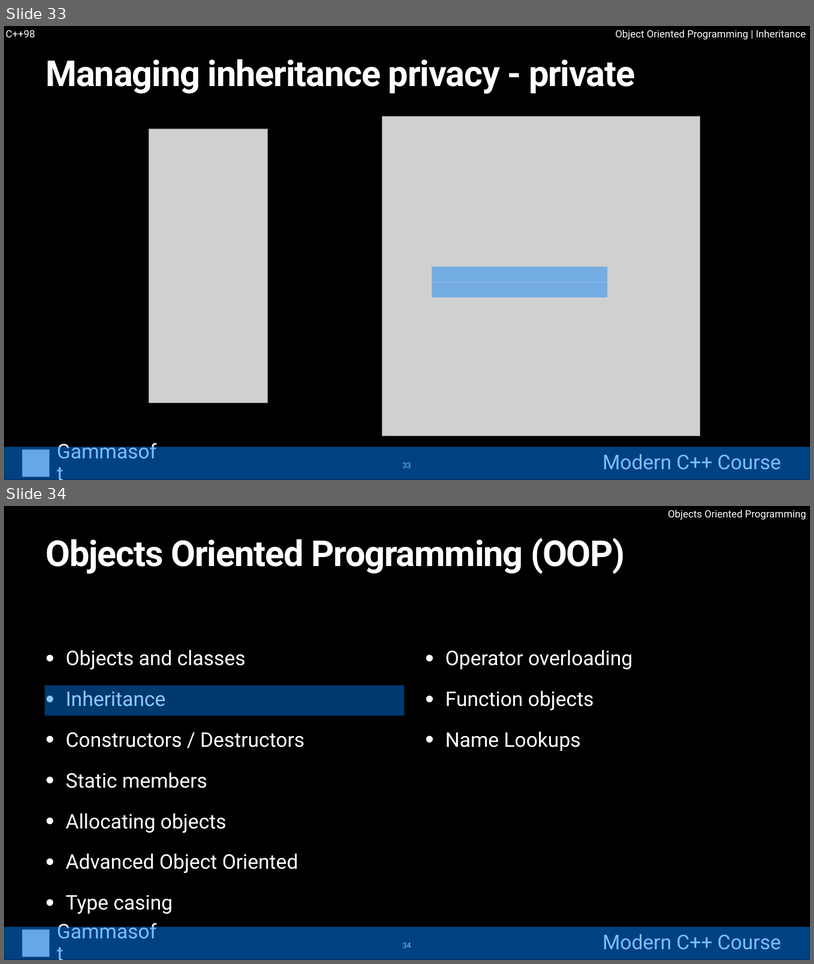
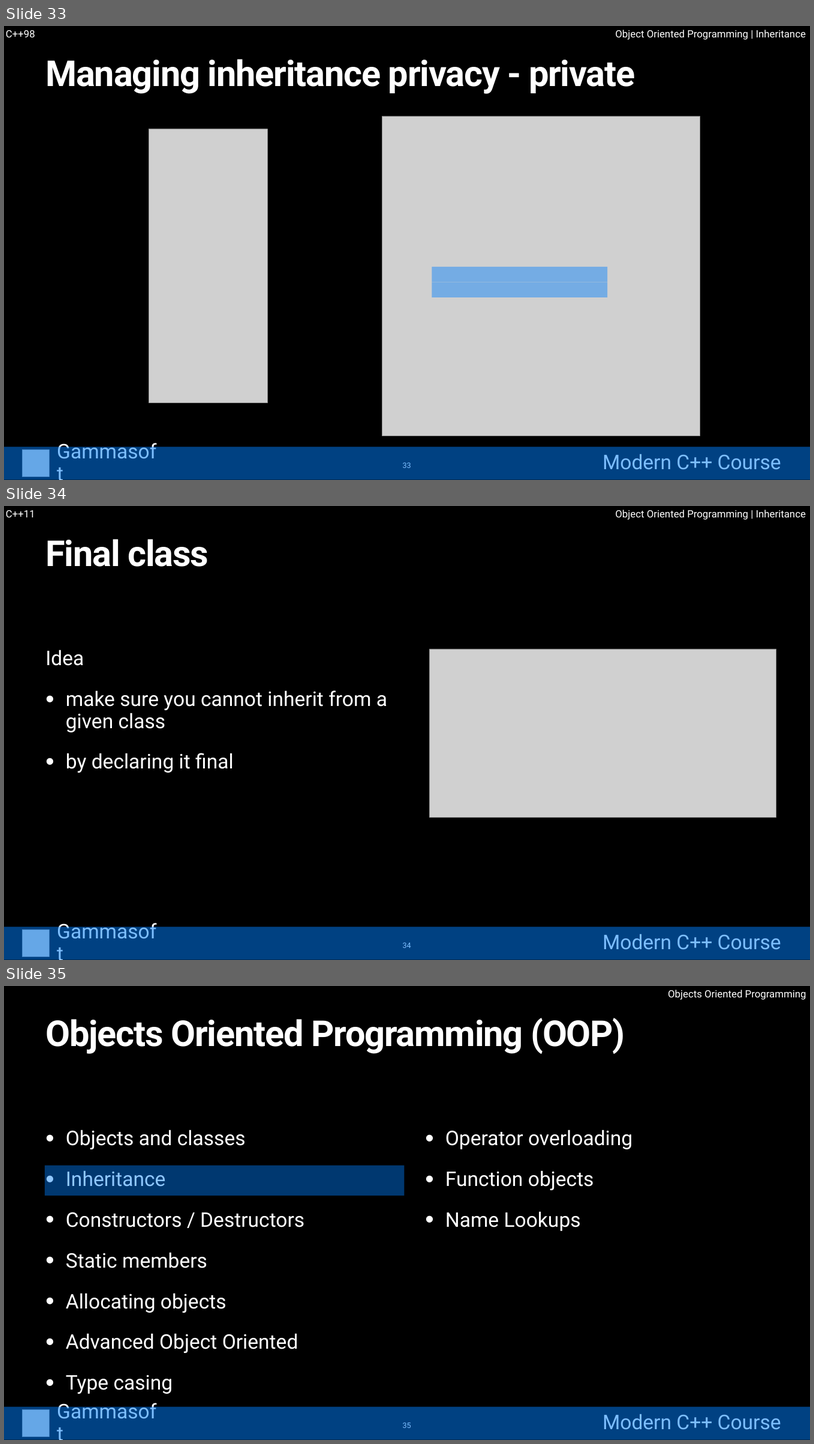
Before and after one commit to gammasoft71/cpp_modern_course, a slide deck: course/powerpoints/object_oriented_programming.pptx. Shown one above the other, each under a label of ours: slides 33 and 34 before the commit, slides 33, 34 and 35 after it. The pictures are 814x964 and 814x1444 pixels, drawn with LibreOffice and Linux fonts; fonts in the diff are those of the drawing; grey boxes stand for pictures. Boxes give left, top, right and bottom in pixels: in the first picture for what was removed or moved away, otherwise in the second. Text is boxed around its words. In the diff, an @@ line names an element or a change of style, - is before the commit and + after.

```diff
--- a/course/powerpoints/object_oriented_programming.pptx
+++ b/course/powerpoints/object_oriented_programming.pptx
@@ slide 34 added at <box>4,506,810,960</box>, background #000000 @@
@@ text added at <box>6,510,35,517</box>, 24 pt, text #FFFFFF @@
+C++11
@@ text added at <box>615,510,806,520</box>, 24 pt, text #FFFFFF @@
+Object Oriented Programming | Inheritance
@@ title added at <box>45,539,209,567</box>, 85 pt, text #FFFFFF, bold @@
+Final class
@@ text added at <box>45,649,387,772</box>, 48 pt, text #FFFFFF @@
+Idea
+• make sure you cannot inherit from a given class
+• by declaring it final
@@ picture added at <box>429,649,776,817</box> @@
@@ group added at <box>4,926,810,959</box>: 2 texts, 1 picture, 1 rectangle @@
+Gammasoft
+Modern C++ Course
@@ page number added at <box>403,942,411,948</box>, 18 pt, text #FFFFFF @@
+34
@@ what was slide 34 is now slide 35 @@
@@ page number at <box>403,1422,411,1428</box>: text changed @@
-34
+35
```
